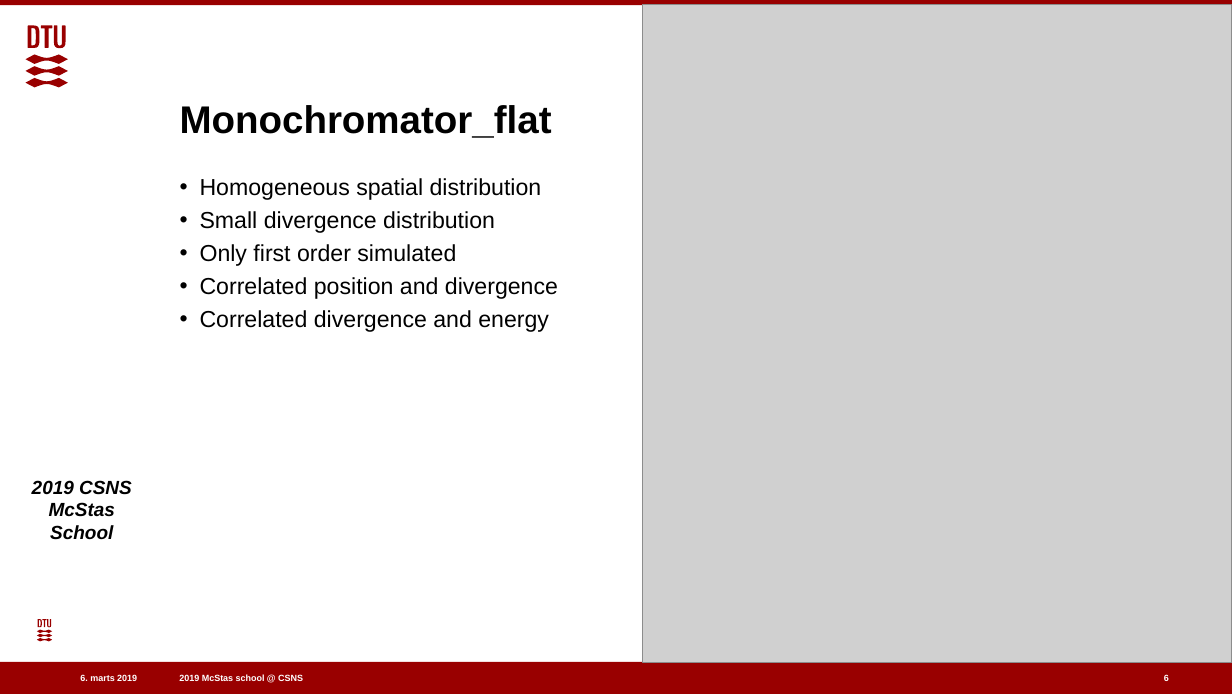
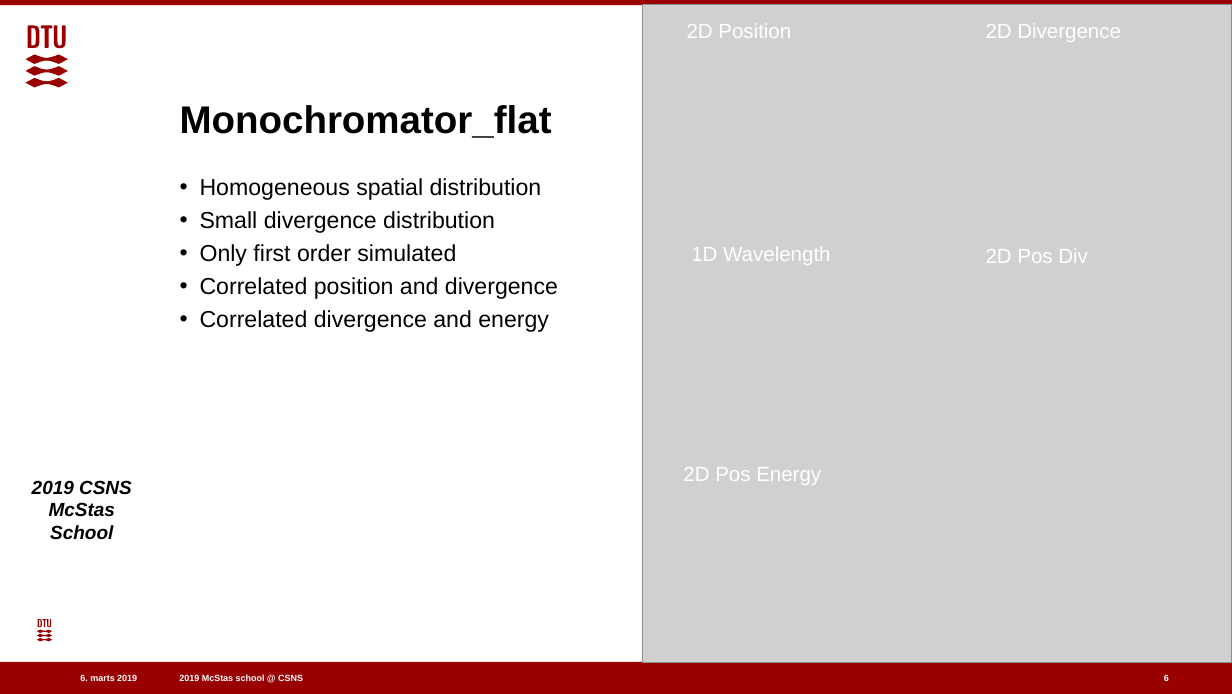
Before and after one commit to eddymaoui/Schools, a slide deck: slide 6 of CSNS_March_2019/2_Tuesday_March_26th/4_monochromators/Monochromator.pptx. Drawn at 1232x694 pixels with LibreOffice and Linux fonts; fonts in the diff are those of the drawing; grey boxes stand for pictures; background and template pictures are left out. Boxes give left, top, right and bottom in pixels: in the first picture for what was removed or moved away, otherwise in the second. Text is boxed around its words. In the diff, an @@ line names an element or a change of style, - is before the commit and + after.

```diff
--- a/CSNS_March_2019/2_Tuesday_March_26th/4_monochromators/Monochromator.pptx
+++ b/CSNS_March_2019/2_Tuesday_March_26th/4_monochromators/Monochromator.pptx
@@ text added at [687, 23, 791, 38], 16 pt, text #FFFFFF @@
+2D Position
@@ text added at [986, 23, 1121, 42], 16 pt, text #FFFFFF @@
+2D Divergence
@@ text added at [691, 246, 830, 265], 16 pt, text #FFFFFF @@
+1D Wavelength
@@ text added at [986, 248, 1088, 263], 16 pt, text #FFFFFF @@
+2D Pos Div
@@ text added at [683, 467, 821, 485], 16 pt, text #FFFFFF @@
+2D Pos Energy
```
Also in this commit, not shown: 2 other slides changed, 3 other files.
